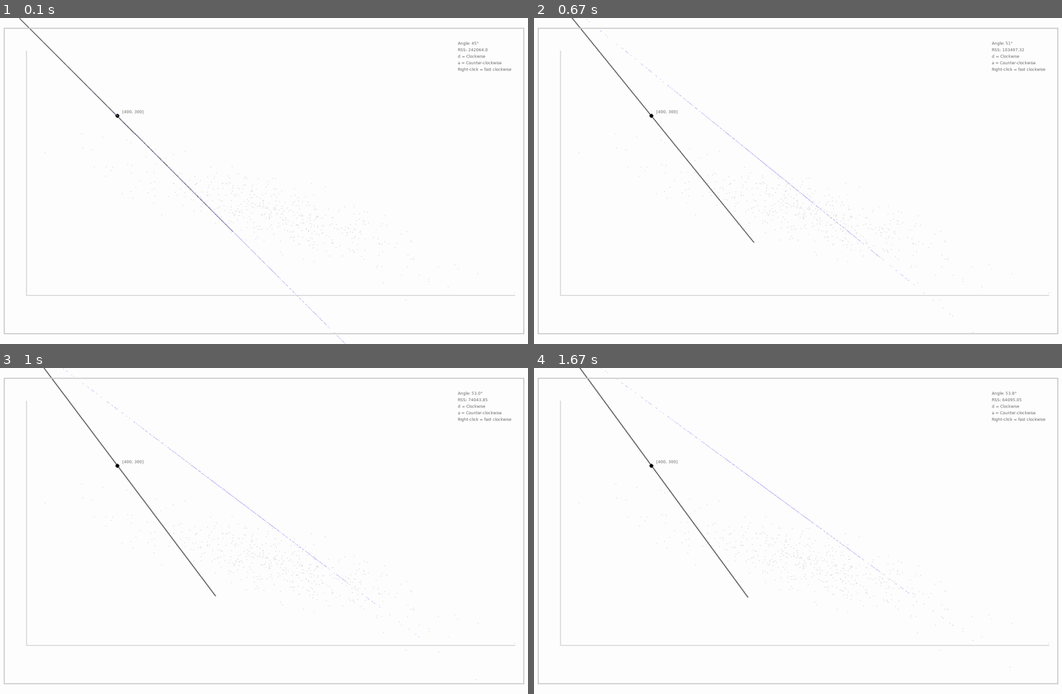
Above: before the commit, frames 1-4 (two rows, left to right).
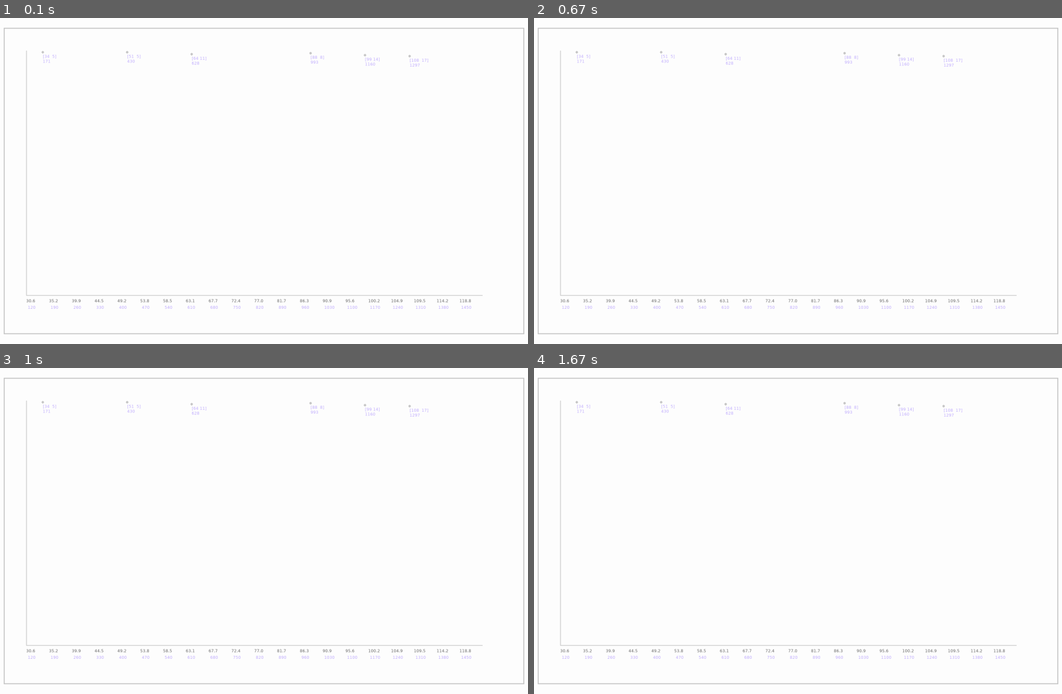
Above: after the commit, the same moments.

Repository: Biuku/LinearRegressionGame
Game: pygame game, started from main.py
The game is run twice, just before and just after one commit, with the same random seed, the same clock (stepped at 60 frames per second) and the same inputs.
Inputs (mouse positions are in pixels of both pictures, inside the frame that each line leads up to):
- Up to frame 1 (0.1 s): no input
- Up to frame 2 (0.67 s): right-click (776, 194) at 0.38 s
- Up to frame 3 (1 s): hold D from 0.67 s (still down)
- Up to frame 4 (1.67 s): release D at 1.13 s

The runs differ from the first frame. In frame 1, 1.1% of the frame differs, in the area x 3-98%, y 0-100%; in frame 2, 1.2%; in frame 3, 1.2%; in frame 4, 1.2%, in the area x 5-98%, y 0-92%.

Commit message:
Got x axis scaled

Diff:
--- a/line.py
+++ b/line.py
@@ -1,4 +1,4 @@
-""" April 7, 2021 """
+""" April 9, 2021 """
 
 
 import pygame
@@ -102,7 +102,6 @@
         #So, y on the line should be start_y + adjacent
         y_on_line = round( start_y + adjacent, 2)
 
-
         return y_on_line
 
 
--- a/main.py
+++ b/main.py
@@ -1,13 +1,10 @@
-""" APRIL 7, 2021 """
+""" APRIL 9, 2021 """
 
 """
-Today, I spent a lot of time learning trigonometry.
-To refresh, check out my Jupyter notebook.
-Changes made:
-    - The line is defined by its mid point and compass angle
-        - Math angles start at "East", 90 degrees = "South", etc.
-    - Added rotation capability
+April 9 -- I need to build a normal math graph in pygame
 
+- Ingest normal math data
+- Figure out how to show that (100, 200) is right and above zero
 """
 
 
@@ -25,10 +22,12 @@
     def __init__(self):
         pygame.init()
         super().__init__()
+
+        self.arr = np.load('data/basic_arr.npy')
+        self.plot = Plot(self.win, self.arr)
+
+        """ LINE STUFF -- IGNORE FOR NOW """
         self.fitline = FitLine(self.win)
-        self.plot = Plot(self.win)
-
-        self.arr = None
         self.line = (500, -1.4) # Tuple for intercept and slope
         self.mxmy = None
 
@@ -71,23 +70,24 @@
 
     def updates(self):
         #self.fitline.x_intercept()
-        self.fitline.move(self.moving)
-        self.fitline.rotate(self.rotating, self.counter_rotating, self.super_rotating)
-        self.fitline.update_RSS(self.arr)
+        #self.fitline.move(self.moving)
+        #self.fitline.rotate(self.rotating, self.counter_rotating, self.super_rotating)
+        #self.fitline.update_RSS(self.arr)
         self.draw()
 
 
     def draw(self):
         self.win.fill(self.set.white)
         self.plot.draw(self.arr)
-        self.fitline.draw()
+        #self.fitline.draw()
         self.update_screen()
 
 
     """ MAIN """
     def main(self):
 
-        self.arr = np.load('data/ecommerce2.npy')
+        #self.arr = np.load('data/ecommerce2.npy')
+        #self.arr = np.load('data/basic_arr.npy')
         #self.arr = self.plot.configure_data(self.arr)
 
         while True:
--- a/plot.py
+++ b/plot.py
@@ -3,26 +3,61 @@
 """ Background objects are like painted scenery. No functional interactions."""
 
 import pygame
+import numpy as np
 from setup.settings import Settings
 
 
 class Plot:
 
-    def __init__(self, win):
+    def __init__(self, win, arr):
         pygame.init()
         self.win = win
         self.set = Settings()
-        self.w = 1500
+        self.w = 1400
         self.h = 750
+        self.zero = (120, 850)
+
+        ### Configure scale of graph
+        self.arr = arr
+        self.x_bounds = None
+        self.y_bounds = None
+
+        self.x_scale = None
+        self.y_scale = None
+
+        self.x_scale_values = None
+        self.x_scale_gap = None
+        self.x_scale_factor = None
+
+        self.configure_graph(arr)
+
+
+    def configure_graph(self, arr):
+        x_min, x_max = arr[:,0].min(), arr[:,0].max()
+        y_min, y_max = arr[:,1].min(), arr[:,1].max()
+
+        self.x_bounds = ( int(x_min), int(x_max) )
+        self.y_bounds = ( int(y_min), int(y_max) )
+
+        ### Configure x scales
+        num_scales = 20
+
+        self.x_scale_values = np.linspace( (self.x_bounds[0]*0.9), (self.x_bounds[1]*1.1), num_scales).round(1)
+        self.x_scale_gap = self.w // num_scales
+
+        ### Scale x when drawing it
+        """
+        15.2174 comes from my calulator:  (190-120) / (35.2-30.6)
+        """
+        self.x_scale_factor =  15.2174 #self.w / (x_max - x_min) #15.2
+
 
     def draw(self, arr):
 
         ### Draw axes
-
-
         w, h = self.w, self.h
 
-        left, top = 120, 100
+        left, top = self.zero[0], self.zero[1] - h
         right, bottom = left + w, top + h
 
         zero_zero = (left, bottom)
@@ -31,24 +66,45 @@
         pygame.draw.line(self.win, self.set.light_grey, zero_zero, (right, bottom), 2)
 
 
-        ### Draw array dots
+
+        """ DRAW ARRAY DOTS """
         c = self.set.light_grey
 
         for pair in arr:
-            x = pair[0] + left
+            x_min = self.x_bounds[0]
+            relative_x = pair[0] - (x_min *0.9)
+
+            x = left + int( relative_x * self.x_scale_factor)
             y = pair[1] + top
 
-            pygame.draw.circle(self.win, c, (x, y), 1, 0)
+            pygame.draw.circle(self.win, c, (x, y), 4, 0)
 
-    def configure_data(self, arr):
 
-        arr = -1*arr
-        return arr
+            """ TRACER """
+            ### Draw the array coordinates ###
+            text = self.set.med_font.render(str(pair), True, self.set.blue)
+            self.win.blit( text, (x, y+5) )
 
-        x = arr[:,0]
-        x_factor = self.w / x.max()
-        arr[:,0] = arr[:,0] * x_factor
+            ### Draw the pixel x_coordinate
+            text = self.set.med_font.render(str(x), True, self.set.blue)
+            self.win.blit( text, (x, y+20) )
 
-        arr = arr.astype(int)
 
-        return arr
+        self.draw_scale(arr)
+
+
+    def draw_scale(self, arr):
+        c = self.set.grey
+        x, y = self.zero
+        y += 10
+
+        for value in self.x_scale_values:
+            text = self.set.med_font.render(str(value), True, c)
+            self.win.blit( text, (x, y) )
+
+            """ TRACER """
+            text = self.set.med_font.render(str(x), True, self.set.blue)
+            self.win.blit( text, (x+5, y+20) )
+
+            ### Not tracer
+            x += self.x_scale_gap
Binary file added: Jupyter/tips.JPG
Binary file added: ReadMe this version.odt
Binary file added: data/basic_arr.npy
Not shown, added: Jupyter/.ipynb_checkpoints/01. eCommerce data-checkpoint.ipynb
Not shown, added: Jupyter/.ipynb_checkpoints/02. eCommerce data2-checkpoint.ipynb
Not shown, added: Jupyter/.ipynb_checkpoints/03. Start over with basic data-checkpoint.ipynb
Not shown, added: Jupyter/.ipynb_checkpoints/Sandbox 1-checkpoint.ipynb
Not shown, added: Jupyter/01. eCommerce data.ipynb
Not shown, added: Jupyter/02. eCommerce data2.ipynb
Not shown, added: Jupyter/03. Start over with basic data.ipynb
Not shown, added: Jupyter/Old/.ipynb_checkpoints/USA housing-checkpoint.ipynb
Not shown, added: Jupyter/Old/USA housing.ipynb
(and 1 more such lines)
